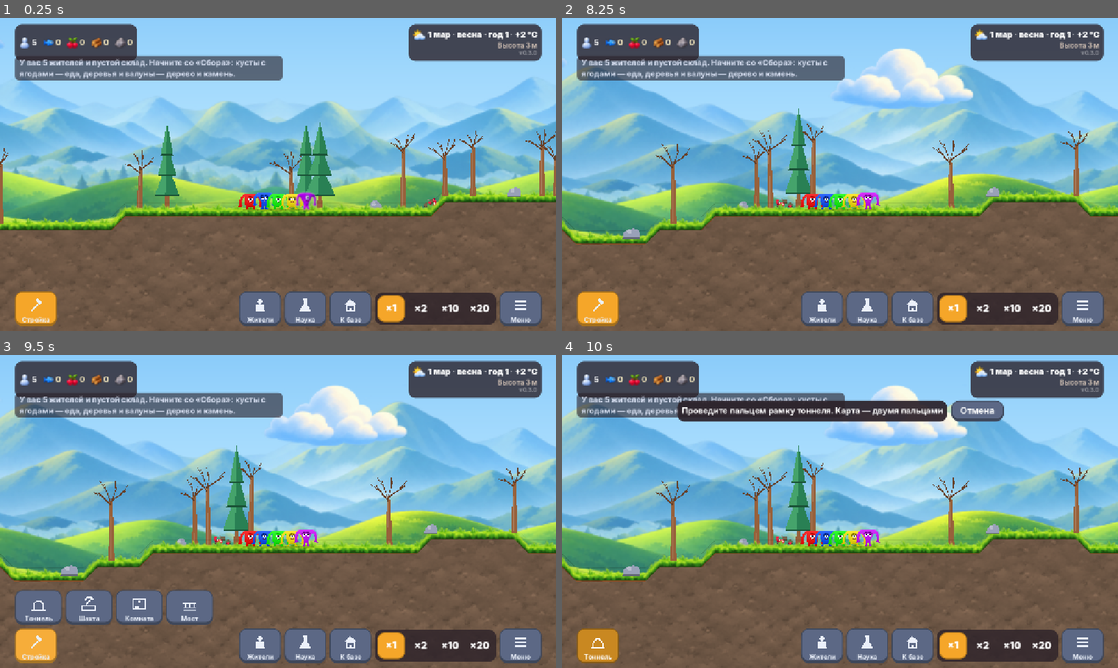
Above: before the commit, frames 1-4 (two rows, left to right).
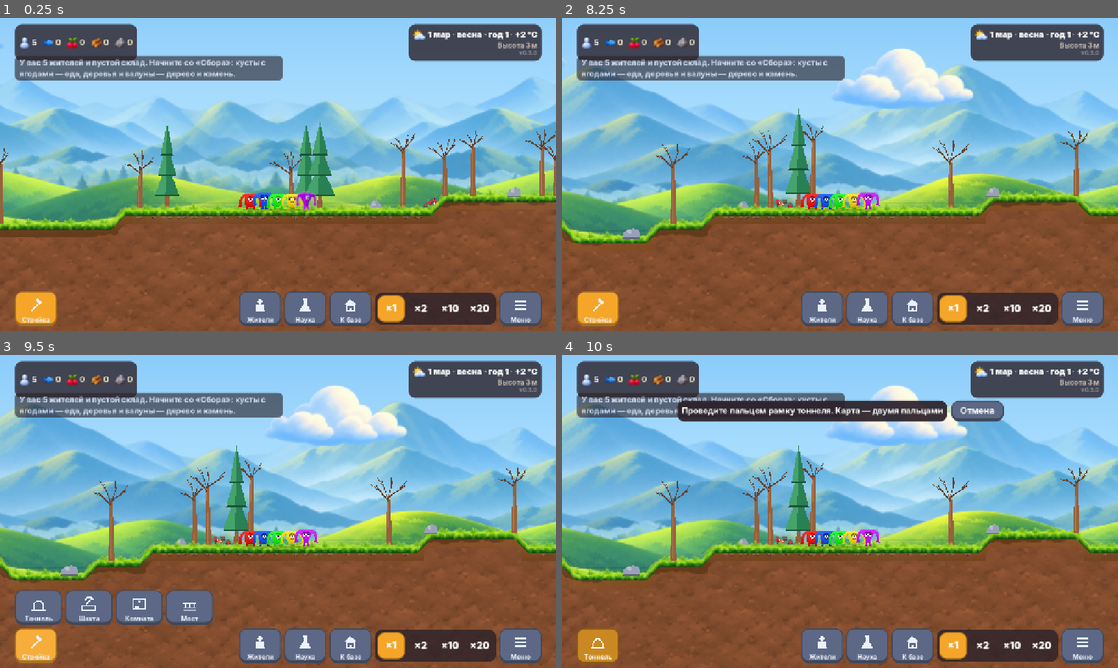
Above: after the commit, the same moments.

Repository: web-static-host/game1
Game: Godot game, scene res://scenes/main.tscn
Two runs of this game, one before a commit and one after it. Both use one fixed random seed, a clock stepped at 60 frames per second and the inputs below.
Inputs (mouse positions are in pixels of both pictures, inside the frame that each line leads up to):
- Up to frame 1 (0.25 s): no input
- Up to frame 2 (8.25 s): click (595, 309) at 0.5 s; click (823, 309) at 1.27 s; click (867, 309) at 2.02 s; click (912, 309) at 2.77 s; click "×1" at 3.5 s; click "×2" at 4.25 s; click "×10" at 5 s; click "×20" at 5.75 s; click (1084, 309) at 6.52 s; click "Новая игра" at 7.25 s; click "Начать" at 8 s
- Up to frame 3 (9.5 s): click (33, 646) at 8.75 s
- Up to frame 4 (10 s): click (600, 608) at 9.52 s

The runs differ from the first frame. In frame 1, 5.0% of the frame differs, in the area x 0-100%, y 58-100%; in frame 2, 5.0%; in frame 3, 4.6%; in frame 4, 5.0%.

Commit message:
Открытые клетки под землёй — целым блоком; неразведанная земля теплее и ярче, как на прототипе
- кайма вдоль выработок и почва под травой: целая клетка вместо полоски в полклетки
- цвет тумана — тёплый рыже-коричневый, по-прежнему без полос и камней
- руда во вскрытой клетке видна по всей клетке

Co-Authored-By: Claude Opus 5.5 <noreply@anthropic.com>
Claude-Session: https://claude.ai/code/session_01Gsst3hFuf1c6zM4f6Jt7o5

Diff:
--- a/scripts/world/chunk_view.gd
+++ b/scripts/world/chunk_view.gd
@@ -7,10 +7,11 @@
 const SIZE := ChunkData.SIZE
 const TILE := 32.0
 const ROUND := 11.0
-## Толщина почвенного слоя вдоль сглаженной поверхности, в клетках.
-const SOIL_BAND := 0.5
-## Насколько глубоко (в долях клетки) видна порода от края выработки.
-const FADE := 0.5
+## Толщина почвенного слоя вдоль сглаженной поверхности, в клетках (целый блок:
+## полоска в полклетки читалась как непонятная полоса).
+const SOIL_BAND := 1.0
+## Насколько глубоко (в долях клетки) видна порода от края выработки — целая клетка.
+const FADE := 1.0
 const NEIGHBORS: Array[Vector2i] = [Vector2i(-1, 0), Vector2i(1, 0), Vector2i(0, -1), Vector2i(0, 1), Vector2i(-2, 0), Vector2i(2, 0)]
 const CORNERS: Array[Vector2i] = [Vector2i(-1, -1), Vector2i(1, -1), Vector2i(1, 1), Vector2i(-1, 1)]
 const GRASS := Color(0.46, 0.84, 0.26)
@@ -23,9 +24,10 @@
 static var snow := false
 ## Время года для листвы: месяцы от 1 января (0..12), меняет WorldView.set_season.
 static var season_m := 4.5
-## Неразведанная земля — однотонный землистый тон: что внутри, не видно, пока не вскопают.
-const FOG_TOP := Color(0.43, 0.34, 0.27)
-const FOG_DEEP := Color(0.31, 0.26, 0.28)
+## Неразведанная земля — тёплый землистый тон, как на прототипе (поверх — общая фактура
+## почвы): что внутри, не видно, пока не вскопают.
+const FOG_TOP := Color(0.51, 0.3, 0.18)
+const FOG_DEEP := Color(0.36, 0.21, 0.15)
 const FOG_HOT := Color(0.4, 0.22, 0.15)
 ## Задняя стенка выработки — тёплая тёмная.
 const BACK := Color(0.23, 0.16, 0.16)
@@ -339,7 +341,7 @@
 		draw_rect(Rect2(r.position.x, r.end.y - 3, TILE, 3), shade)
 
 	if Mat.is_ore(m):
-		_draw_ore(r, m, x, y, [open_l, open_r, open_u, open_d] if faded and not far else [])
+		_draw_ore(r, m, x, y)
 	elif m == Mat.MAGMA:
 		draw_circle(r.get_center(), TILE * 0.3, Color(1.0, 0.85, 0.3, 0.8))
 
Not shown, changed: docs/DESIGN_PLAN.md
